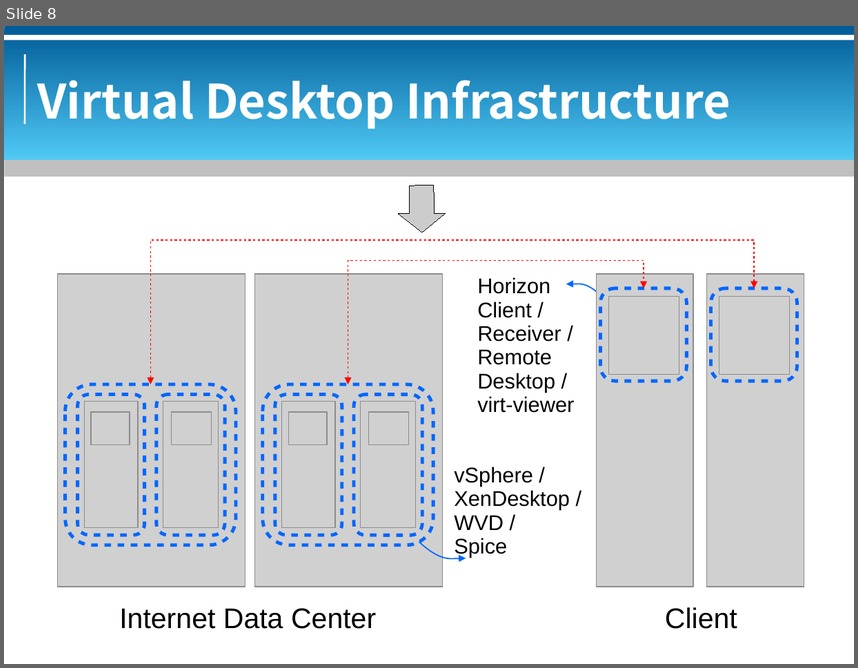
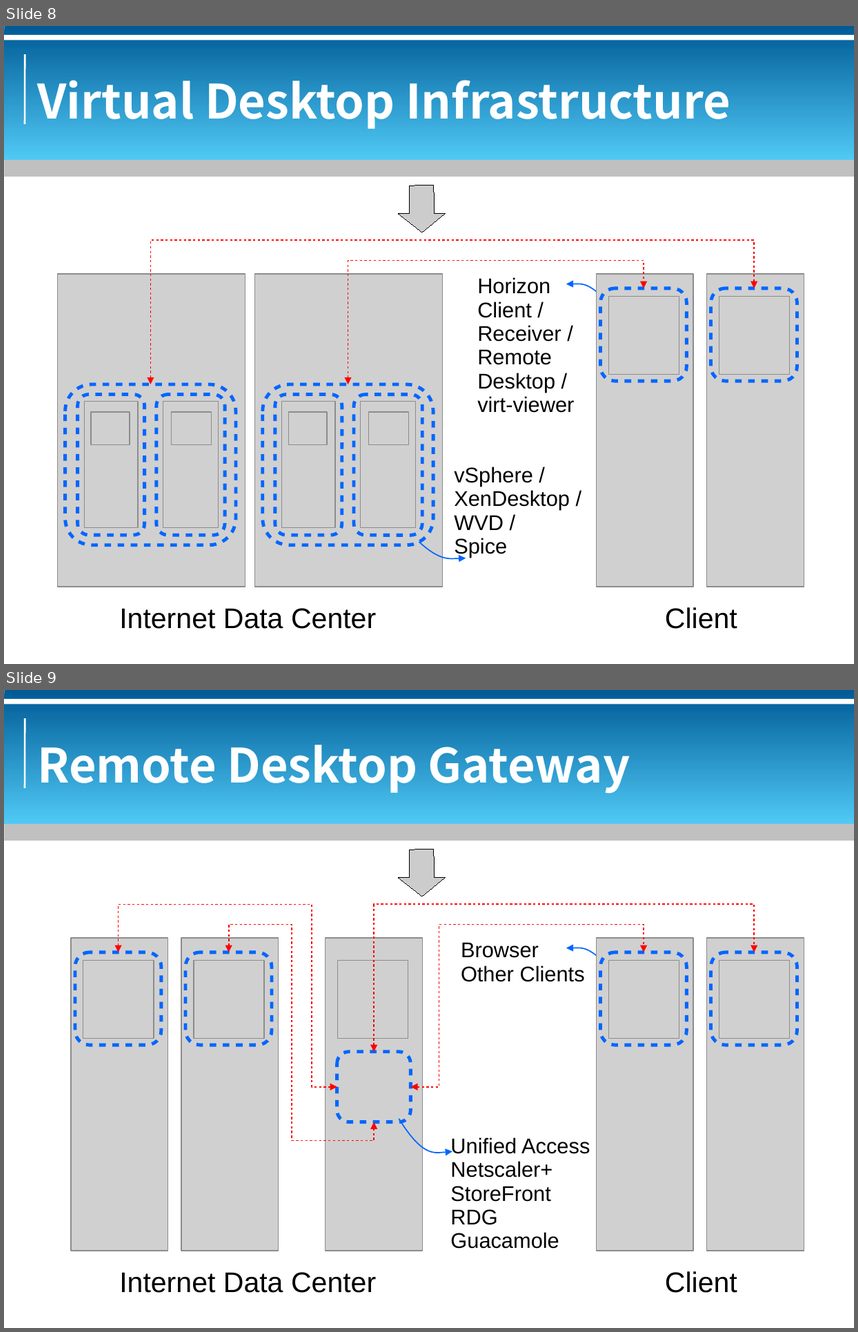
Before and after one commit to bluebat/.presentations, a slide deck: vdi-historical-overview.odp. Shown one above the other, each under a label of ours: slide 8 before the commit, slides 8 and 9 after it. The pictures are 858x668 and 858x1332 pixels, drawn with LibreOffice and Linux fonts; fonts in the diff are those of the drawing; grey boxes stand for pictures; background and template pictures are left out. Boxes give left, top, right and bottom in pixels: in the first picture for what was removed or moved away, otherwise in the second. Text is boxed around its words. In the diff, an @@ line names an element or a change of style, - is before the commit and + after.

```diff
--- a/vdi-historical-overview.odp
+++ b/vdi-historical-overview.odp
@@ slide 9 added at box(4, 690, 854, 1328), background #FFFFFF; not listed: 5 template elements that a slide beside it also shows @@
@@ title added at box(38, 745, 631, 793), 40 pt, text #FFFFFF, bold @@
+Remote Desktop Gateway
@@ down arrow added at box(398, 849, 446, 896), fill #CCCCCC, outline #000000 0 pt @@
@@ elbow double arrow added from (118, 952) to (337, 1087), #FF0000 0.99 pt @@
@@ elbow double arrow added from (374, 1052) to (754, 952), #FF0000 0.99 pt @@
@@ picture added at box(71, 938, 168, 1250) @@
@@ picture added at box(181, 938, 279, 1250) @@
@@ elbow double arrow added from (228, 952) to (374, 1122), #FF0000 0.99 pt @@
@@ picture added at box(326, 938, 422, 1250) @@
@@ elbow double arrow added from (410, 1087) to (643, 952), #FF0000 0.99 pt @@
@@ picture added at box(597, 938, 693, 1250) @@
@@ picture added at box(707, 938, 804, 1250) @@
@@ freeform shape added at box(75, 952, 161, 1045), outline #0066FF 2.83 pt @@
@@ freeform shape added at box(186, 952, 272, 1045), outline #0066FF 2.83 pt @@
@@ text added at box(461, 942, 585, 982), 18 pt, text #000000 @@
+Browser
+Other Clients
@@ freeform shape added at box(566, 947, 602, 961), outline #0066FF 0.99 pt @@
@@ freeform shape added at box(601, 952, 686, 1045), outline #0066FF 2.83 pt @@
@@ freeform shape added at box(711, 952, 797, 1045), outline #0066FF 2.83 pt @@
@@ picture added at box(83, 960, 154, 1038) @@
@@ picture added at box(194, 960, 264, 1038) @@
@@ picture added at box(337, 960, 408, 1038) @@
@@ picture added at box(608, 960, 679, 1038) @@
@@ picture added at box(719, 960, 789, 1038) @@
@@ rounded rectangle added at box(337, 1052, 411, 1122), outline #0066FF 2.83 pt @@
@@ freeform shape added at box(399, 1118, 452, 1152), outline #0066FF 0.99 pt @@
@@ text added at box(450, 1137, 590, 1248), 18 pt, text #000000 @@
+Unified Access
+Netscaler+
+StoreFront
+RDG
+Guacamole
@@ text added at box(119, 1272, 376, 1292), 24 pt, text #000000 @@
+Internet Data Center
@@ text added at box(665, 1271, 737, 1292), 24 pt, text #000000 @@
+Client
```
Also in this commit, not shown: 5 slides changed, 1 other file.
